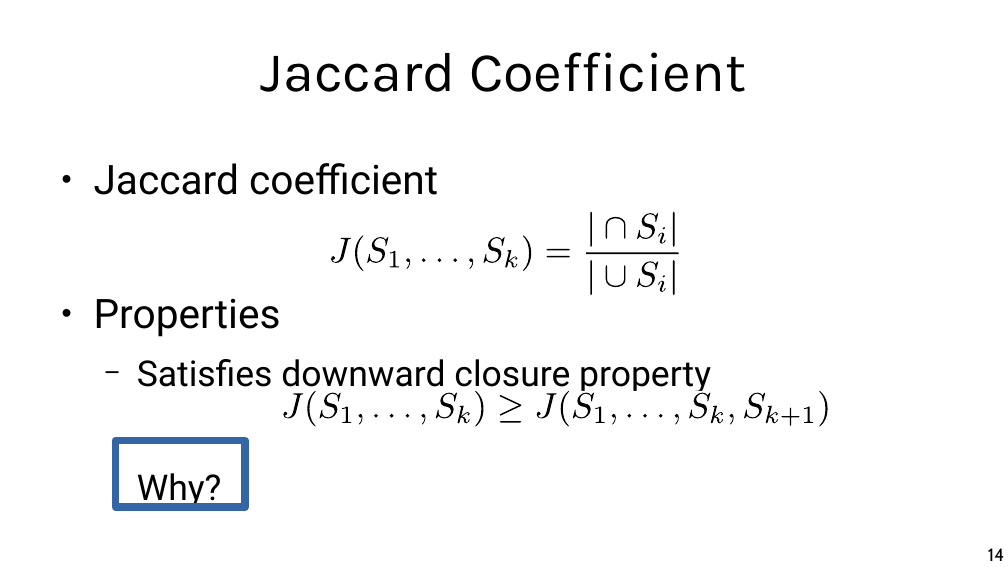
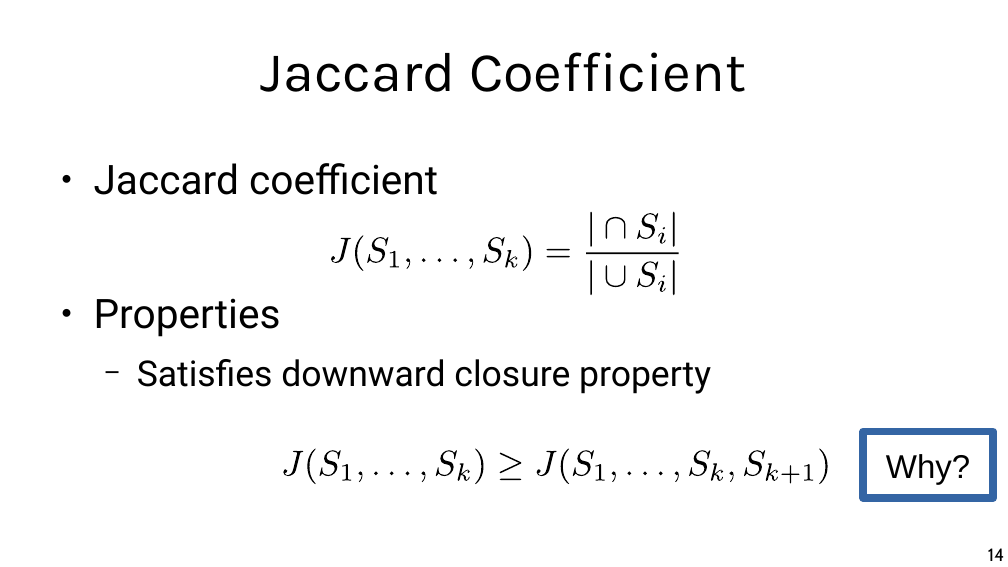
Before and after one commit to chatox/data-mining-course, a slide deck: slide 14 of theory/odp/tt15_extending_association_analysis.odp. Drawn at 1008x567 pixels with LibreOffice and Linux fonts; fonts in the diff are those of the drawing. Boxes give left, top, right and bottom in pixels: in the first picture for what was removed or moved away, otherwise in the second. Text is boxed around its words. In the diff, an @@ line names an element or a change of style, - is before the commit and + after.

```diff
--- a/theory/odp/tt15_extending_association_analysis.odp
+++ b/theory/odp/tt15_extending_association_analysis.odp
@@ rectangle removed at box(115, 441, 245, 508) @@
@@ rectangle added at box(863, 432, 993, 499), outline #3465A4 6.01 pt, 26 pt, text #000000 @@
+Why?
@@ text at box(137, 473, 222, 509): paragraph removed @@
-  Why?
@@ 31 freeform shapes: place and size @@
-31 freeform shapes at box(281, 391, 831, 427)
+31 freeform shapes at box(281, 449, 831, 485)
```
Also in this commit, not shown: 8 other slides changed, 3 other files.
